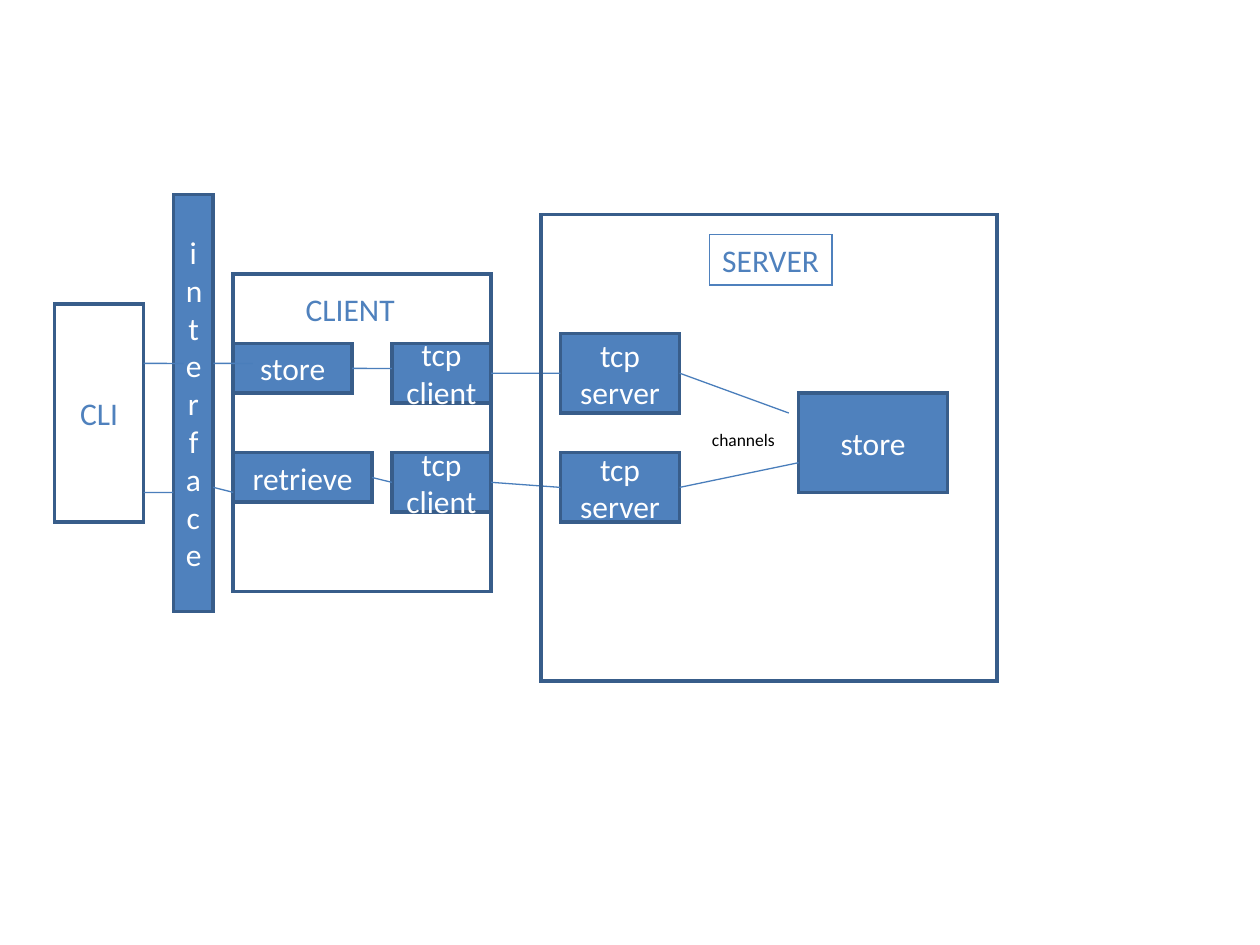
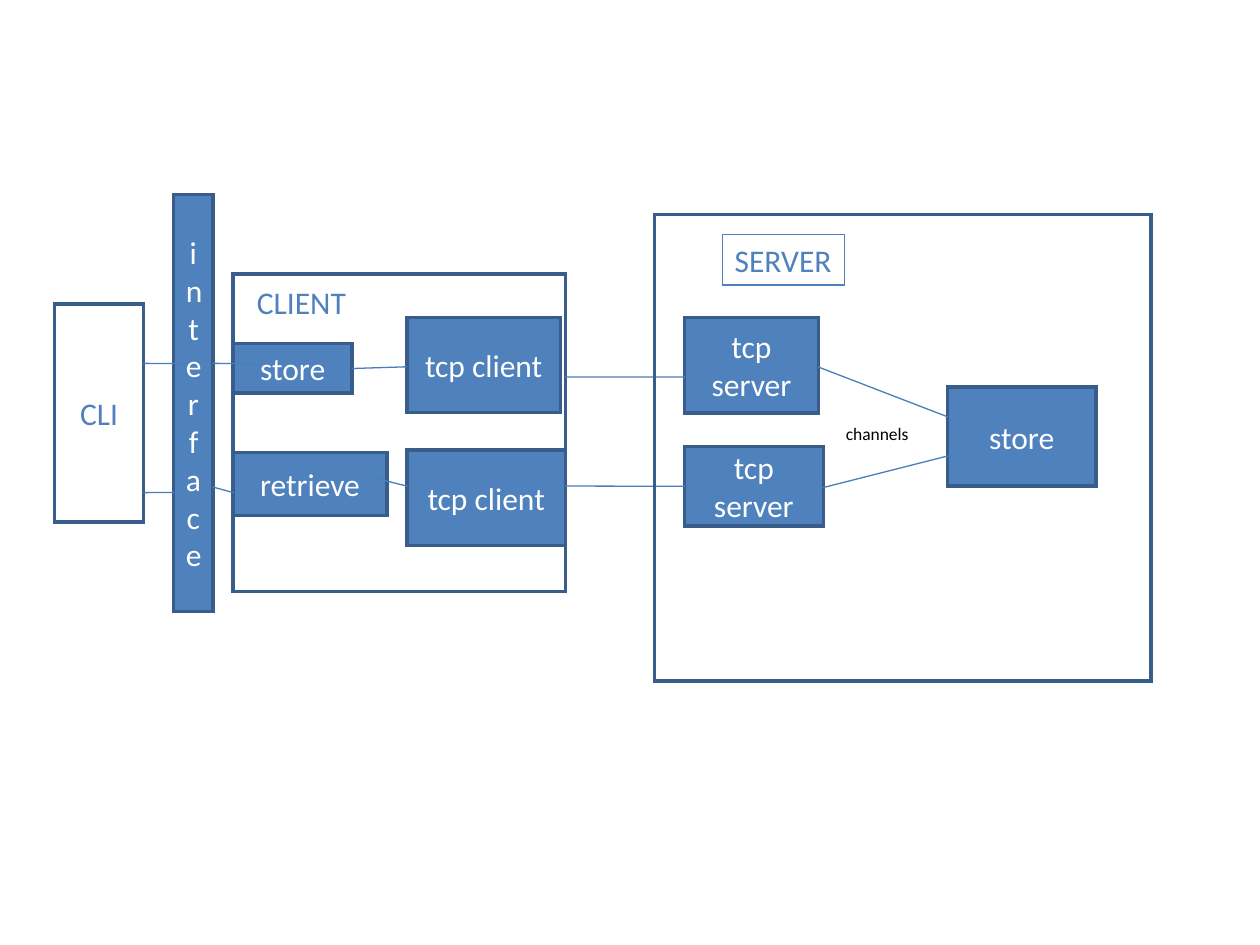
Before and after one commit to duncan-rli/techdemo, a slide deck: slide 1 of coretest.ppt. Drawn at 1260x945 pixels with LibreOffice and Linux fonts; fonts in the diff are those of the drawing. Boxes give left, top, right and bottom in pixels: in the first picture for what was removed or moved away, otherwise in the second. Text is boxed around its words. In the diff, an @@ line names an element or a change of style, - is before the commit and + after.

```diff
--- a/coretest.ppt
+++ b/coretest.ppt
@@ rectangle: place and size @@
-rectangle at <box>541,214,997,680</box>
+rectangle at <box>655,214,1152,680</box>
@@ rectangle "SERVER": place and size @@
-rectangle "SERVER" at <box>709,234,832,285</box>
+rectangle "SERVER" at <box>722,234,844,285</box>
@@ rectangle: place and size @@
-rectangle at <box>233,275,491,592</box>
+rectangle at <box>233,275,566,592</box>
@@ text "CLIENT": place and size @@
-text "CLIENT" at <box>306,300,395,321</box>
+text "CLIENT" at <box>257,293,346,314</box>
@@ rectangle "tcp client": place and size @@
-rectangle "tcp client" at <box>392,344,491,403</box>
+rectangle "tcp client" at <box>407,318,561,413</box>
@@ rectangle "tcp server": place and size @@
-rectangle "tcp server" at <box>561,334,680,413</box>
+rectangle "tcp server" at <box>684,318,818,413</box>
@@ line moved from (353, 368) - (392, 368) to (353, 368) - (407, 367) @@
@@ line moved from (491, 373) - (561, 373) to (566, 377) - (684, 377) @@
@@ line moved from (679, 373) - (789, 413) to (819, 367) - (948, 417) @@
@@ rectangle "store": place and size @@
-rectangle "store" at <box>799,393,948,493</box>
+rectangle "store" at <box>948,387,1096,486</box>
@@ text "channels": place and size @@
-text "channels" at <box>712,434,775,446</box>
+text "channels" at <box>846,428,909,440</box>
@@ rectangle "tcp server": place and size @@
-rectangle "tcp server" at <box>561,452,680,522</box>
+rectangle "tcp server" at <box>684,446,823,525</box>
@@ rectangle "retrieve": place and size @@
-rectangle "retrieve" at <box>233,452,372,501</box>
+rectangle "retrieve" at <box>233,452,387,515</box>
@@ line moved from (372, 478) - (392, 483) to (372, 478) - (407, 486) @@
@@ rectangle "tcp client": place and size @@
-rectangle "tcp client" at <box>392,452,491,512</box>
+rectangle "tcp client" at <box>407,450,566,546</box>
@@ line moved from (679, 488) - (799, 462) to (823, 488) - (948, 456) @@
@@ line moved from (491, 483) - (561, 488) to (566, 486) - (684, 486) @@
```
Also in this commit, not shown: 3 other files.
